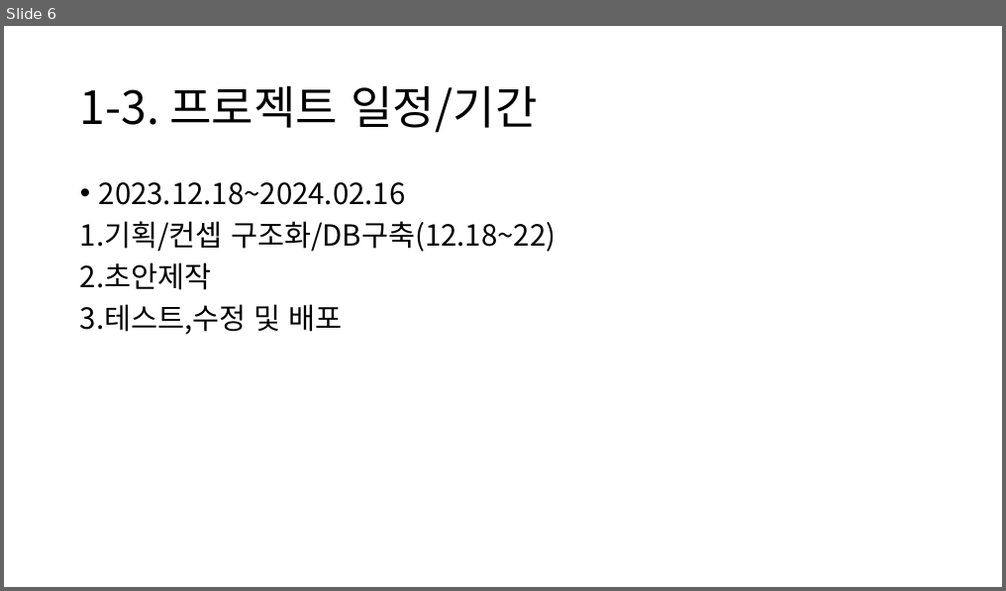
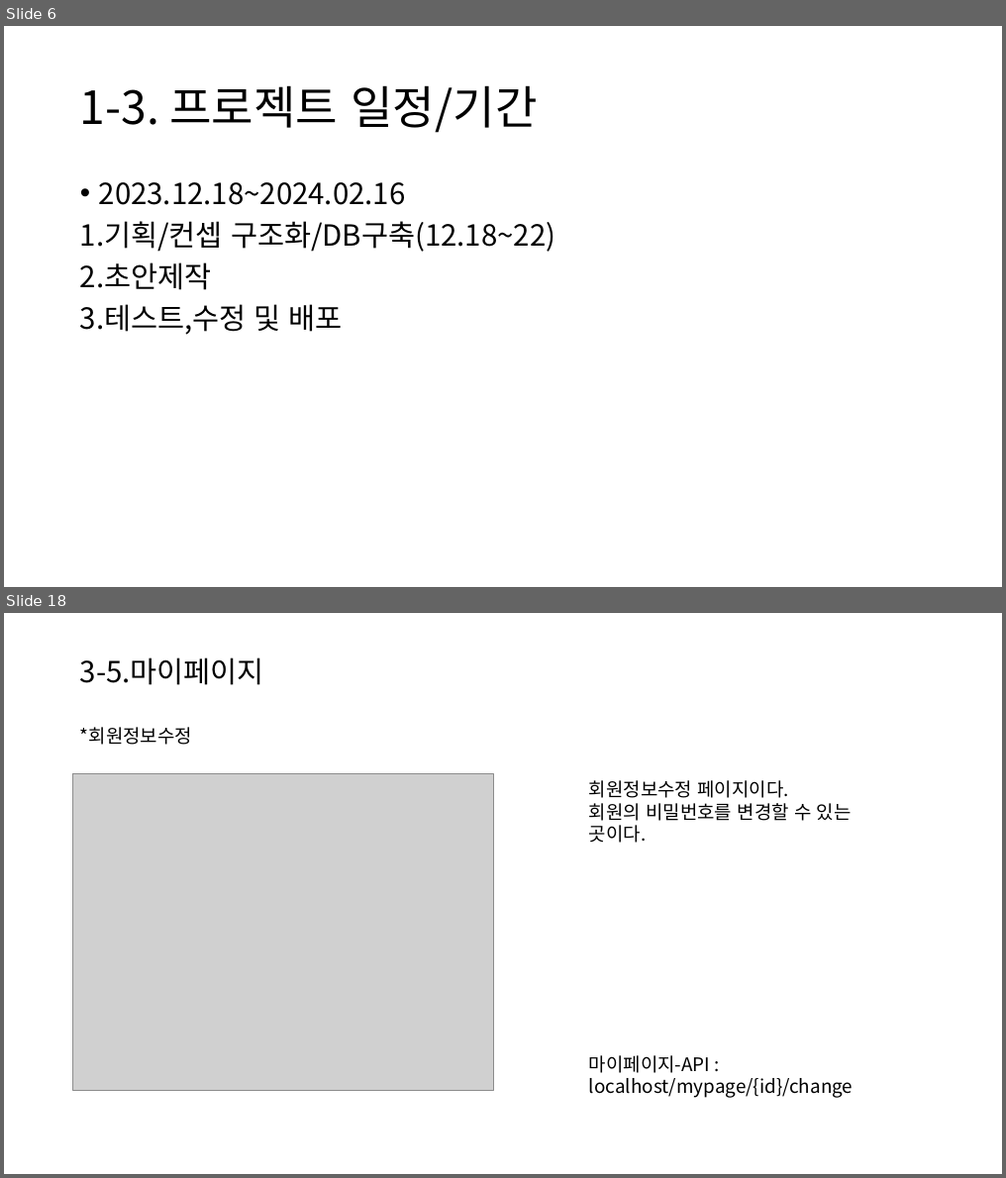
Before and after one commit to choigo1996/discord, a slide deck: 2차 프로젝트/2차 프로젝트.pptx. Shown one above the other, each under a label of ours: slide 6 before the commit, slides 6 and 18 after it; the slides between them are not shown. The pictures are 1006x591 and 1006x1178 pixels, drawn with LibreOffice and Linux fonts; fonts in the diff are those of the drawing; grey boxes stand for pictures. Boxes give left, top, right and bottom in pixels: in the first picture for what was removed or moved away, otherwise in the second. Text is boxed around its words. In the diff, an @@ line names an element or a change of style, - is before the commit and + after.

```diff
--- a/2차 프로젝트/2차 프로젝트.pptx
+++ b/2차 프로젝트/2차 프로젝트.pptx
@@ slide 18 added at box(4, 613, 1002, 1174), background #FFFFFF @@
@@ title added at box(80, 658, 264, 685), 28 pt, text #000000 @@
+3-5.마이페이지
@@ text added at box(80, 727, 192, 745), 18 pt, text #000000 @@
+*회원정보수정
@@ picture added at box(73, 774, 494, 1090) @@
@@ text added at box(589, 780, 851, 843), 18 pt, text #000000 @@
+회원정보수정 페이지이다.
+회원의 비밀번호를 변경할 수 있는 곳이다.
@@ text added at box(589, 1056, 852, 1098), 18 pt, text #000000 @@
+마이페이지-API :
+localhost/mypage/{id}/change
```
Also in this commit, not shown: 2 slides changed, 13 other slides added, 6 slides removed.
